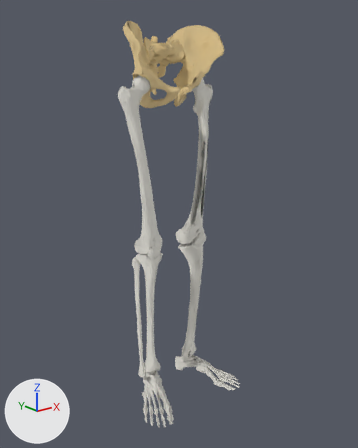
An edit to the glTF model public/anatomy.glb, drawn before and after from the same camera.
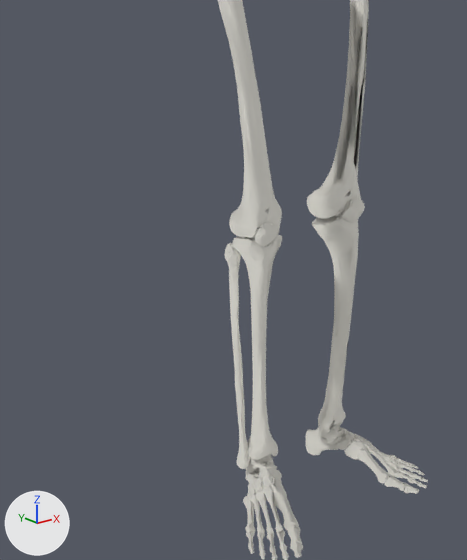
Old and new are each drawn whole from a camera (50 mm lens) standing at (-0.805, -1.046, 0.036) and looking at (0.001, -0.037, -0.367) and again close up on the part from 3% to 73% of the width and 28% to 95% of the height. Arrows for +X, +Y and +Z are at lower left; the lights stay in place. The last two pictures show the newer version. Where no turn or scale is listed for an object, it has been applied to the vertices.

Objects in the first close-up: 'Femur_L', 'Femur_R', 'Fibula_L', 'Fibula_R', 'Foot_L', 'Foot_R', 'Patella_R', 'Tibia_L' and 1 more.
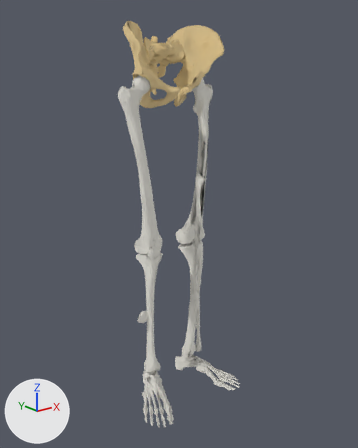
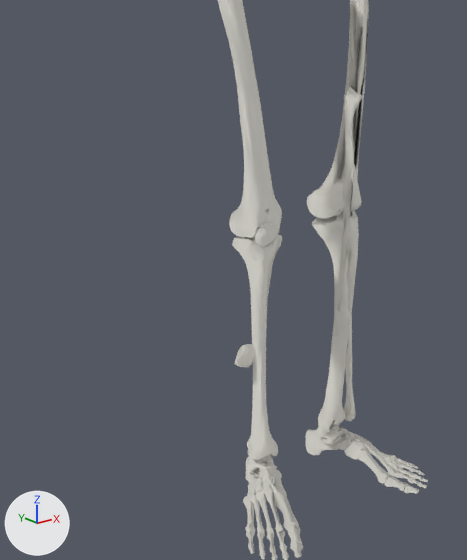
The change, as a diff of the scene's bpy script:
```diff
--- a/public/anatomy.glb.py
+++ b/public/anatomy.glb.py
@@ ob_fibula_r @@
 ob_fibula_r = bpy.data.objects.new('Fibula_R', me_patella_l)
-ob_fibula_r.location = (0.081, -0.034, -0.432)
+ob_fibula_r.location = (-0.1, -0.004, -0.63)
@@ ob_fibula_l @@
 ob_fibula_l = bpy.data.objects.new('Fibula_L', me_fibula_r)
-ob_fibula_l.location = (-0.102, 0.014, -0.646)
+ob_fibula_l.location = (0.102, -0.004, -0.63)
@@ ob_patella_l @@
 ob_patella_l = bpy.data.objects.new('Patella_L', me_fibula_l)
-ob_patella_l.location = (0.102, 0.014, -0.646)
+ob_patella_l.location = (0.073, -0.034, -0.432)
```

Boxes [x1, y1, x2, y2] around the edits, measured in the close-ups (467 x 560 px):
'Fibula_L', moved
    before: [224, 243, 249, 469]
    after: [342, 211, 355, 421]
'Patella_L', moved (not visible before)
    after: [335, 87, 362, 327]
'Fibula_R', moved
    before: [342, 199, 365, 223]
    after: [235, 344, 255, 367]
